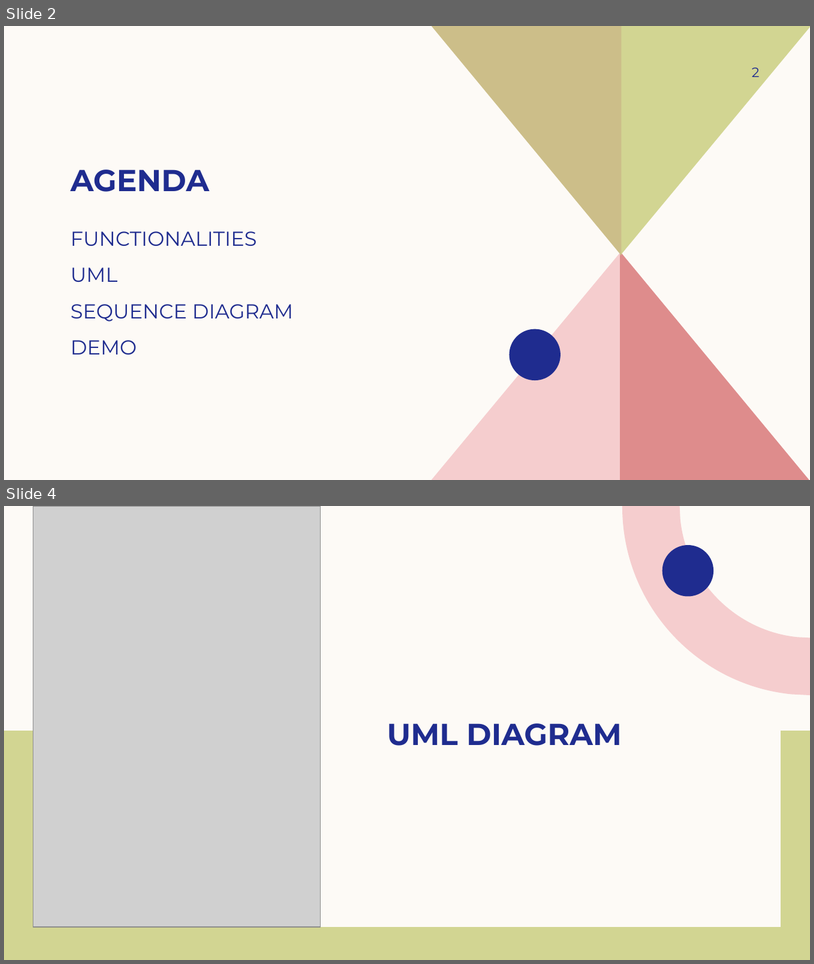
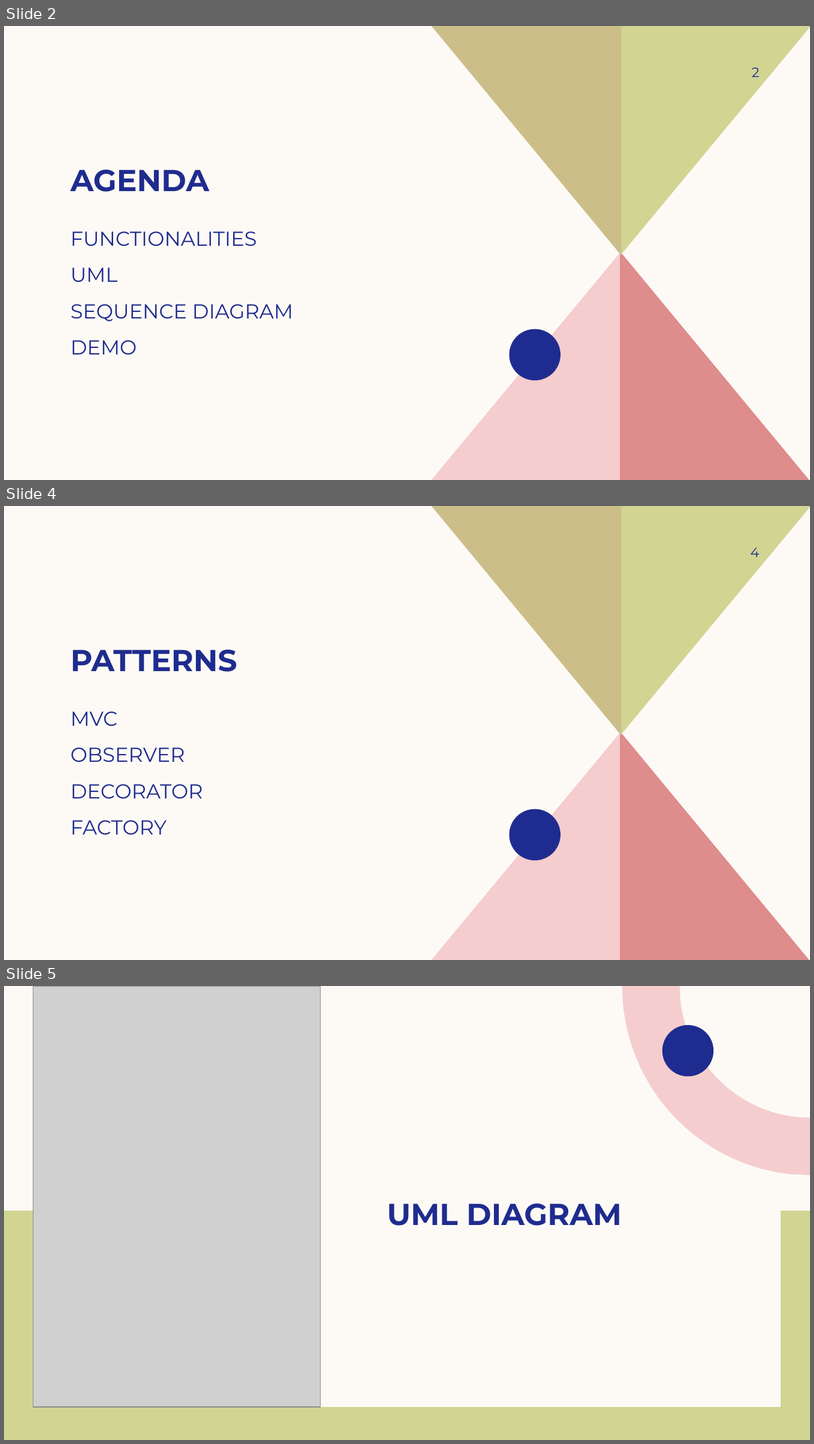
Before and after one commit to brunomales/SWENbm1933, a slide deck: Project1/doc/FINAL PROJECT.odp. Shown one above the other, each under a label of ours: slides 2 and 4 before the commit, slides 2, 4 and 5 after it; the slides between them are not shown. The pictures are 814x964 and 814x1444 pixels, drawn with LibreOffice and Linux fonts; fonts in the diff are those of the drawing; grey boxes stand for pictures. Boxes give left, top, right and bottom in pixels: in the first picture for what was removed or moved away, otherwise in the second. Text is boxed around its words. In the diff, an @@ line names an element or a change of style, - is before the commit and + after.

```diff
--- a/Project1/doc/FINAL PROJECT.odp
+++ b/Project1/doc/FINAL PROJECT.odp
@@ slide 4 added at (4, 506, 810, 960), background #FDFAF6; not listed: 5 template elements that a slide beside it also shows @@
@@ page number added at (751, 547, 760, 557), 16 pt, text #1F2C8F @@
+4
@@ title added at (71, 649, 237, 672), 36 pt, text #1F2C8F, bold @@
+PATTERNS
@@ text added at (71, 711, 203, 835), 24 pt, text #1F2C8F @@
+MVC
+OBSERVER
+DECORATOR
+FACTORY
@@ what was slide 4 is now slide 5 @@
```
Also in this commit, not shown: 1 other slide added, 1 slide removed, 1 other file.
